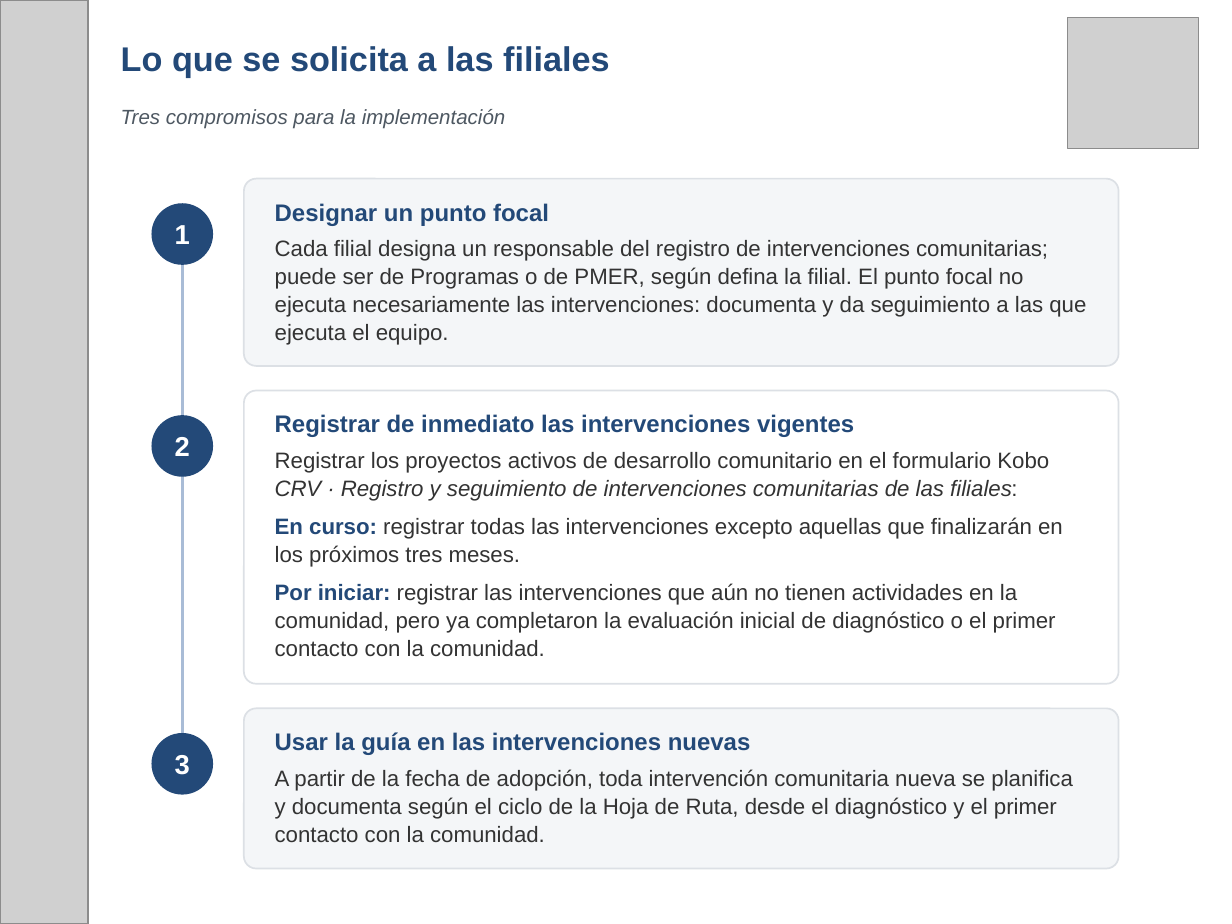
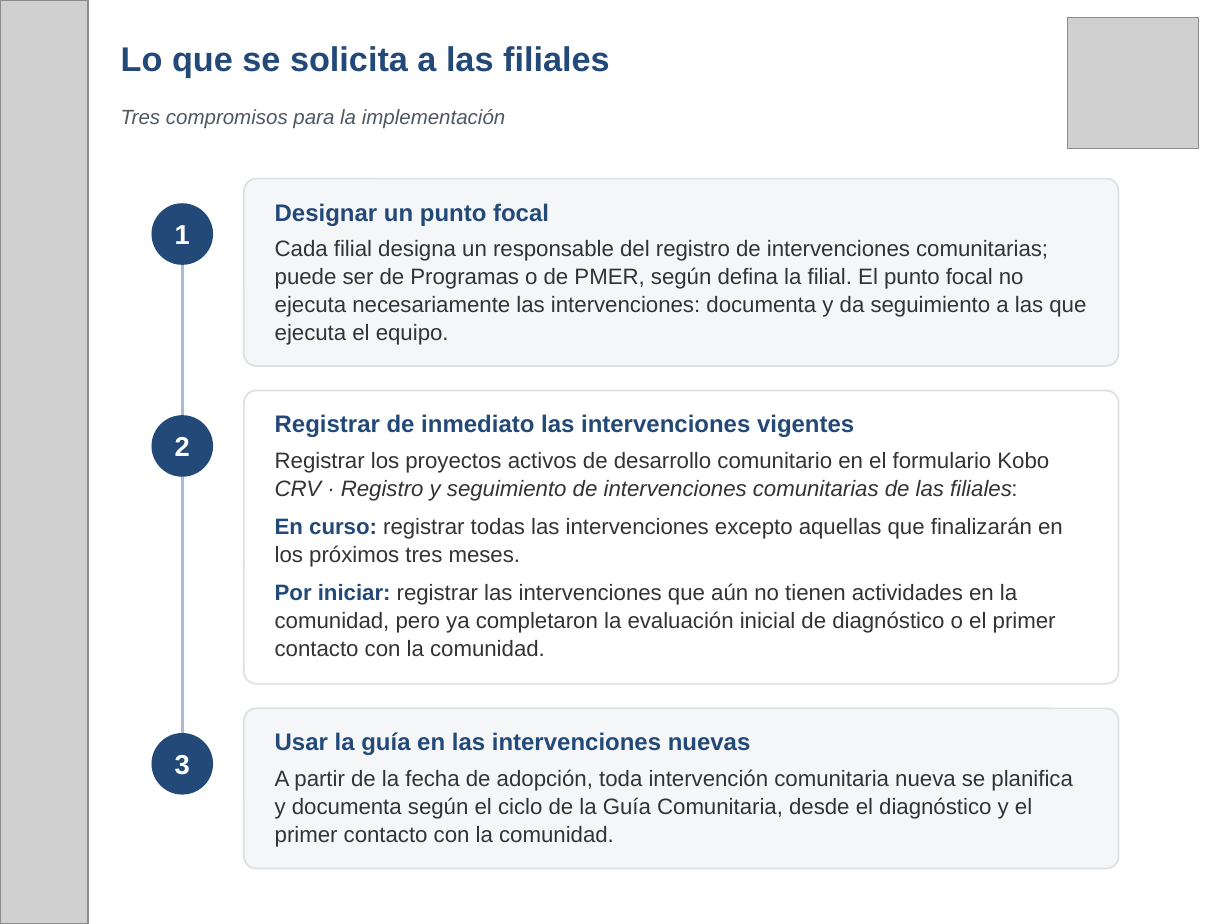
Before and after one commit to fmblancop/Hoja-de-Ruta-CRV, a slide deck: slide 12 of Hoja_de_Ruta_CRV_presentacion.pptx. Drawn at 1232x924 pixels with LibreOffice and Linux fonts; fonts in the diff are those of the drawing; grey boxes stand for pictures. Boxes give left, top, right and bottom in pixels: in the first picture for what was removed or moved away, otherwise in the second. Text is boxed around its words. In the diff, an @@ line names an element or a change of style, - is before the commit and + after.

```diff
--- a/Hoja_de_Ruta_CRV_presentacion.pptx
+++ b/Hoja_de_Ruta_CRV_presentacion.pptx
@@ text at bbox=[275, 769, 1072, 847]: text changed @@
-A partir de la fecha de adopción, toda intervención comunitaria nueva se planifica y documenta según el ciclo de la Hoja de Ruta, desde el diagnóstico y el primer contacto con la comunidad.
+A partir de la fecha de adopción, toda intervención comunitaria nueva se planifica y documenta según el ciclo de la Guía Comunitaria, desde el diagnóstico y el primer contacto con la comunidad.
```
Also in this commit, not shown: 4 other slides changed.
